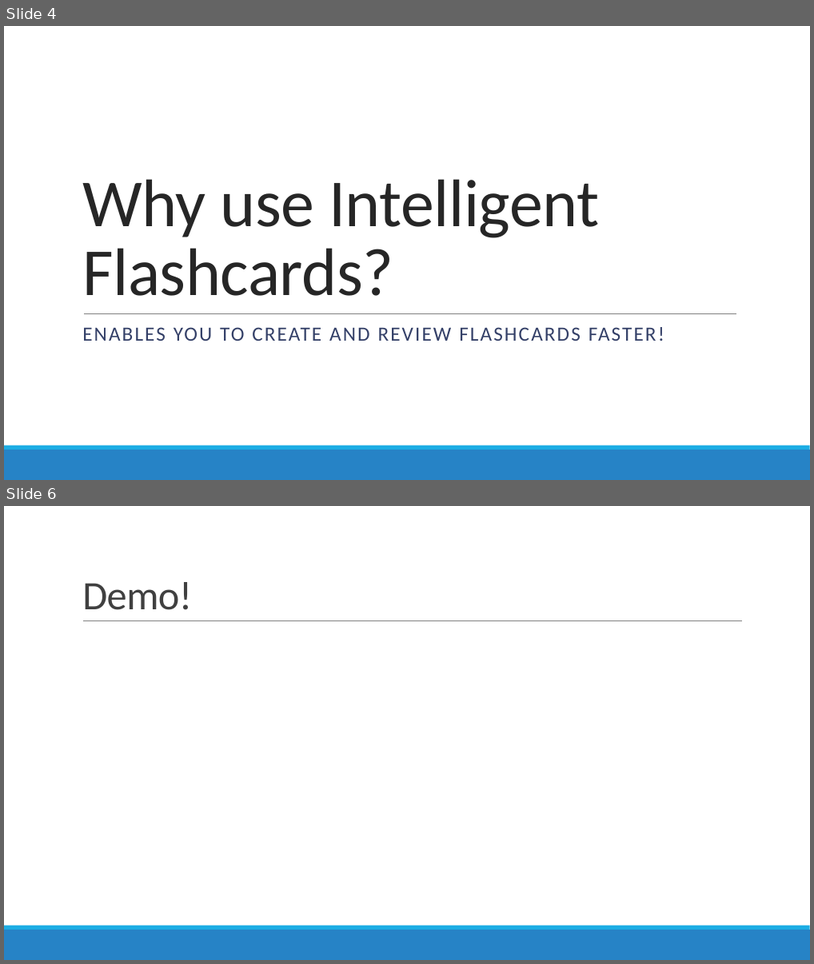
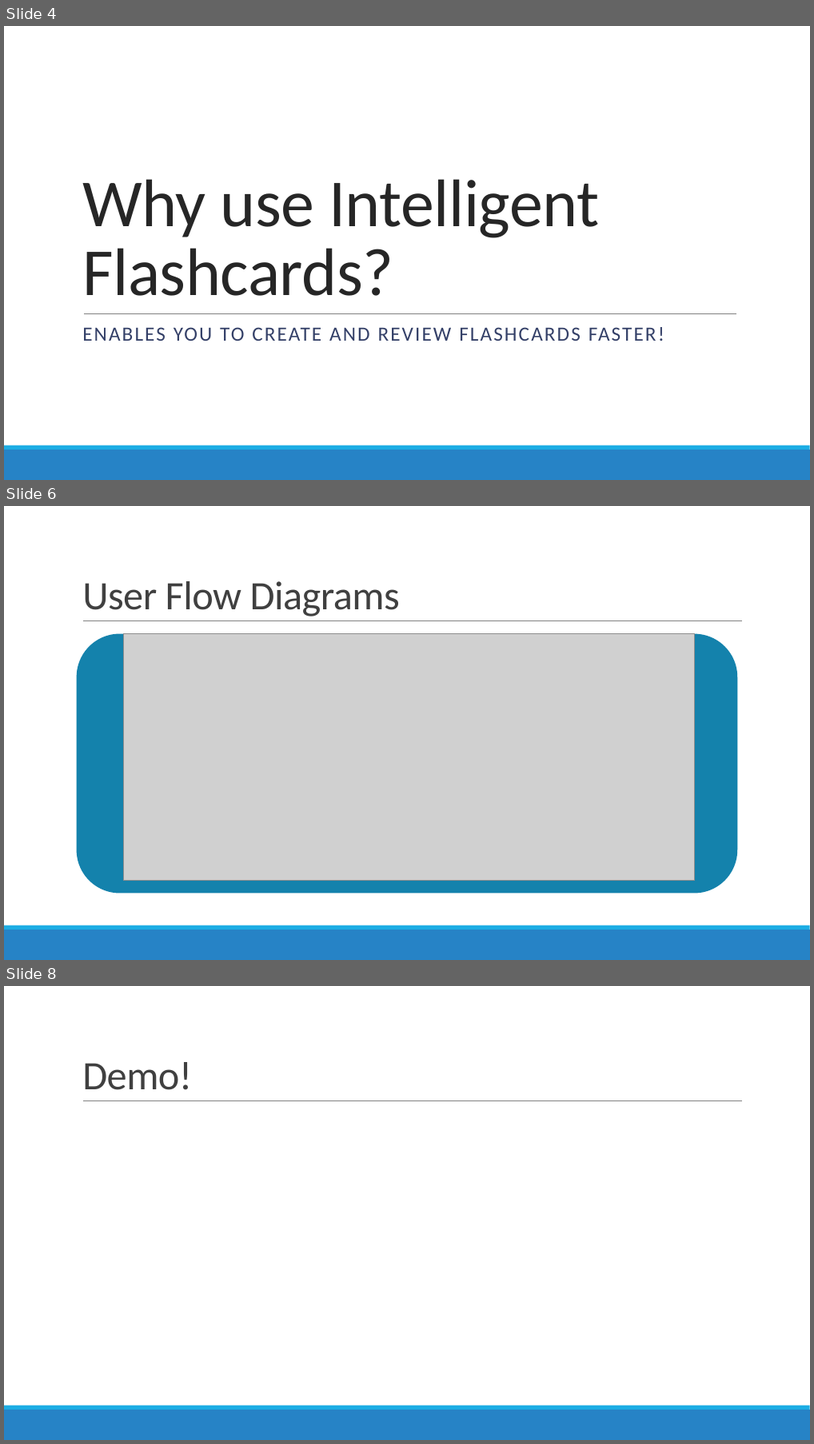
Before and after one commit to aiero-cse-ucmerced/hackathon-ucmerced-project-fall2025, a slide deck: presentation/Intelligent Flashcards Presentation.pptx. Shown one above the other, each under a label of ours: slides 4 and 6 before the commit, slides 4, 6 and 8 after it; the slides between them are not shown. The pictures are 814x964 and 814x1444 pixels, drawn with LibreOffice and Linux fonts; fonts in the diff are those of the drawing; grey boxes stand for pictures. Boxes give left, top, right and bottom in pixels: in the first picture for what was removed or moved away, otherwise in the second. Text is boxed around its words. In the diff, an @@ line names an element or a change of style, - is before the commit and + after.

```diff
--- a/presentation/Intelligent Flashcards Presentation.pptx
+++ b/presentation/Intelligent Flashcards Presentation.pptx
@@ slide 6 added at (x1=4, y1=506, x2=810, y2=960), background #FFFFFF; not listed: 3 template elements that a slide beside it also shows @@
@@ title added at (x1=82, y1=581, x2=400, y2=616), 48 pt, text #404040 @@
+User Flow Diagrams
@@ rounded rectangle added at (x1=77, y1=634, x2=738, y2=892), fill #1482AC @@
@@ picture added at (x1=124, y1=634, x2=695, y2=880) @@
@@ what was slide 6 is now slide 8 @@
```
Also in this commit, not shown: 2 other slides added, 1 slide removed.
